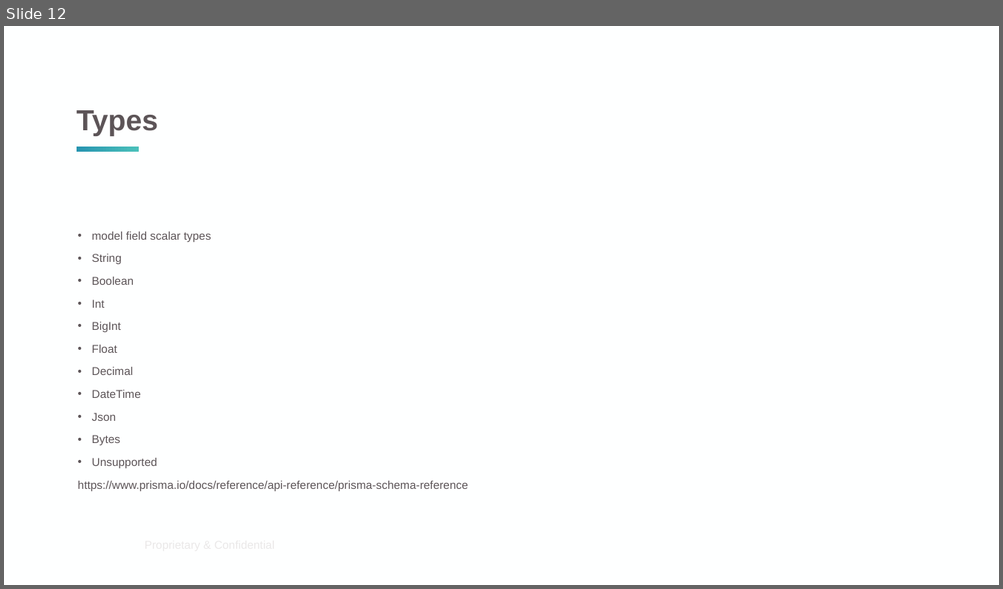
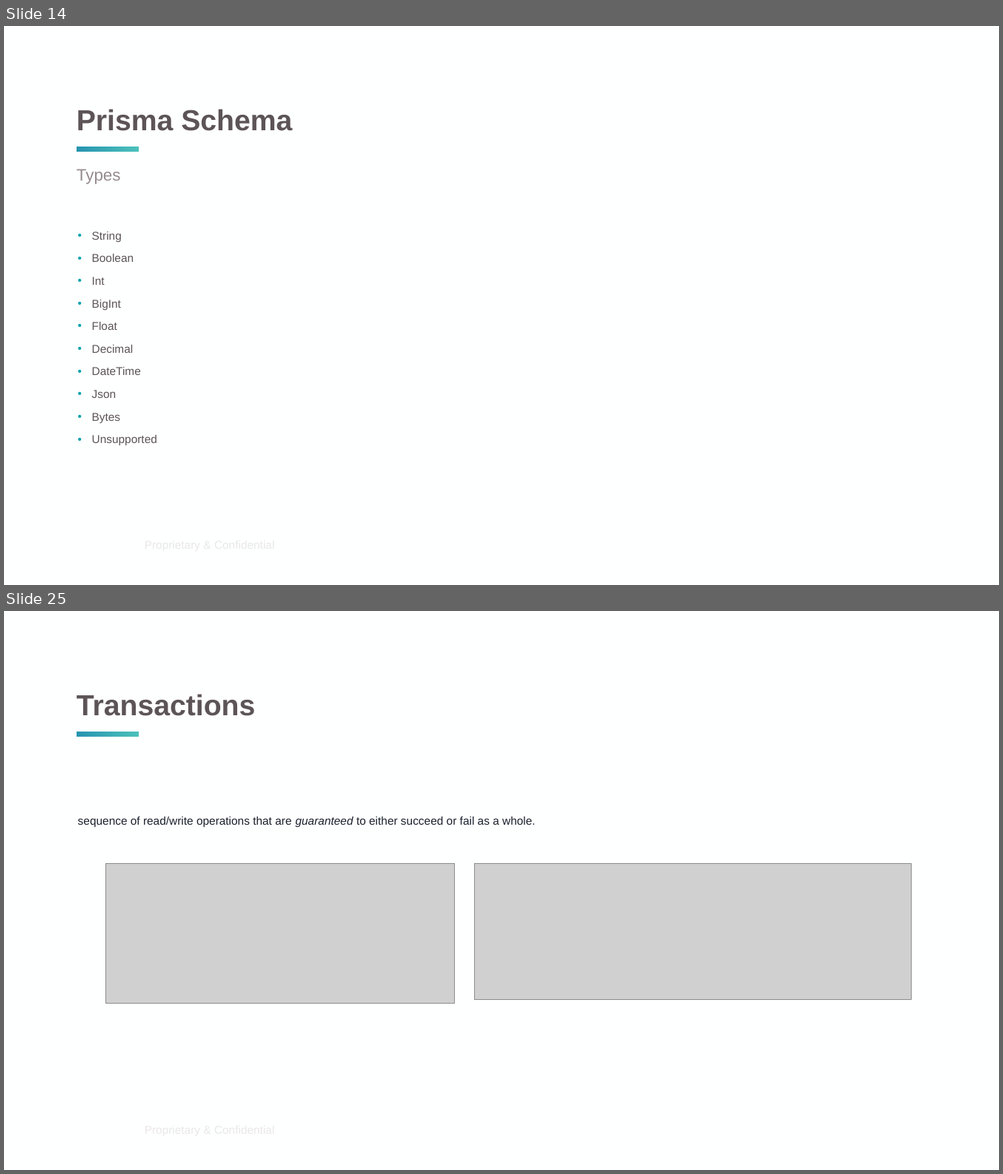
Before and after one commit to pedrompeixoto/nestjs-presentation, a slide deck: data_persistence.pptx. Shown one above the other, each under a label of ours: slide 12 before the commit, slides 14 and 25 after it; the slides between them are not shown. The pictures are 1003x589 and 1003x1174 pixels, drawn with LibreOffice and Linux fonts; fonts in the diff are those of the drawing; grey boxes stand for pictures; background and template pictures are left out. Boxes give left, top, right and bottom in pixels: in the first picture for what was removed or moved away, otherwise in the second. Text is boxed around its words. In the diff, an @@ line names an element or a change of style, - is before the commit and + after.

```diff
--- a/data_persistence.pptx
+++ b/data_persistence.pptx
@@ slide 25 added at (4,611,999,1170), background #FEFFFF; not listed: 2 template elements that a slide beside it also shows @@
@@ title added at (77,694,256,716), 28 pt, text #5C5457, bold @@
+Transactions
@@ text added at (78,817,535,827), 11 pt, text #1A202C @@
+sequence of read/write operations that are guaranteed to either succeed or fail as a whole.
@@ picture added at (106,864,455,1004) @@
@@ picture added at (474,864,911,1000) @@
@@ what was slide 12 is now slide 14 @@
@@ slide 14 changed as well @@
@@ title at (77,109,292,131): text changed @@
-Types
+Prisma Schema
@@ text added at (77,169,121,184), 16 pt, text #958B8E @@
+Types
@@ text at (92,232,211,242): paragraph removed @@
-• model field scalar types
@@ text at (78,481,468,491): paragraph removed @@
-https://www.prisma.io/docs/reference/api-reference/prisma-schema-reference
```
Also in this commit, not shown: 13 other slides changed, 12 other slides added, 2 slides removed, 13 other files.
